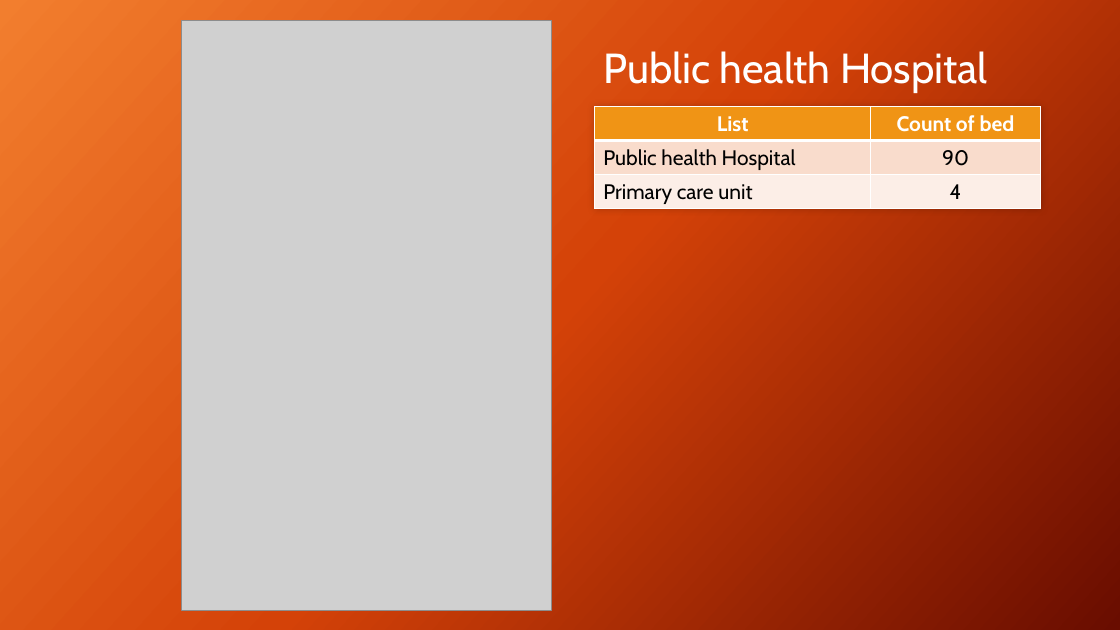
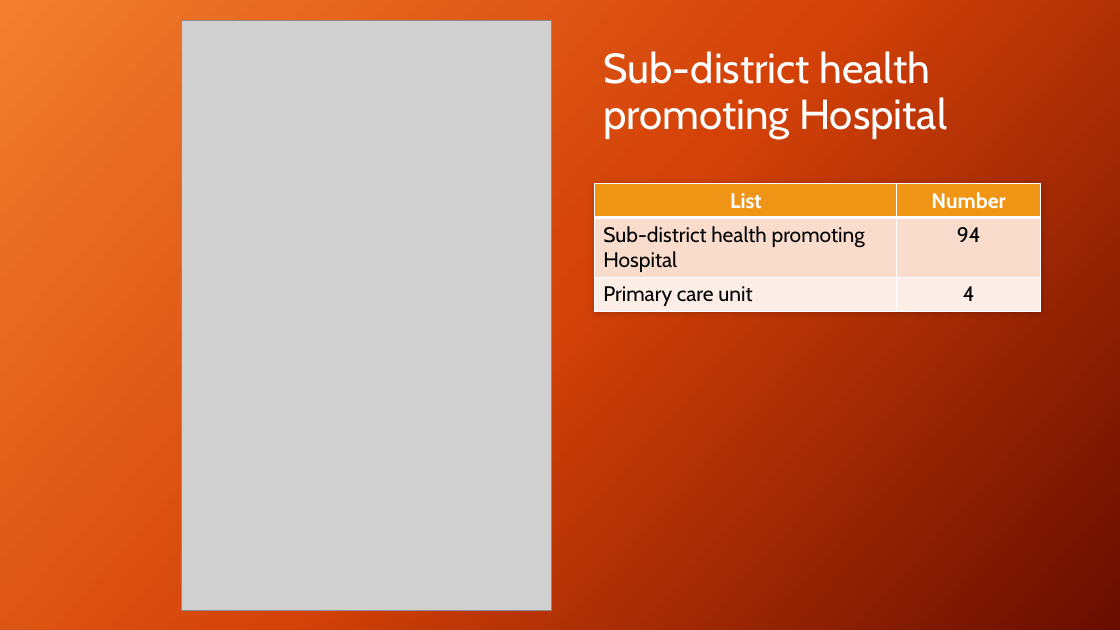
Before and after one commit to joblackpoc/Jobs_SSJ, a slide deck: slide 4 of gishealth_Eng.pptx. Drawn at 1120x630 pixels with LibreOffice and Linux fonts; fonts in the diff are those of the drawing; grey boxes stand for pictures. Boxes give left, top, right and bottom in pixels: in the first picture for what was removed or moved away, otherwise in the second. Text is boxed around its words. In the diff, an @@ line names an element or a change of style, - is before the commit and + after.

```diff
--- a/gishealth_Eng.pptx
+++ b/gishealth_Eng.pptx
@@ title at [603, 51, 947, 139]: text changed @@
-Public health Hospital
+Sub-district health promoting Hospital
@@ table at [595, 184, 1040, 311] @@
-row 1, column 2: Count of bed
+row 1, column 2: Number
-row 2, column 1: Public health Hospital
+row 2, column 1: Sub-district health promoting Hospital
-row 2, column 2: 90
+row 2, column 2: 94
@@ table: place and size @@
-table at [595, 107, 1040, 209]
+table at [595, 184, 1040, 311]
```
Also in this commit, not shown: 3 other slides changed.
